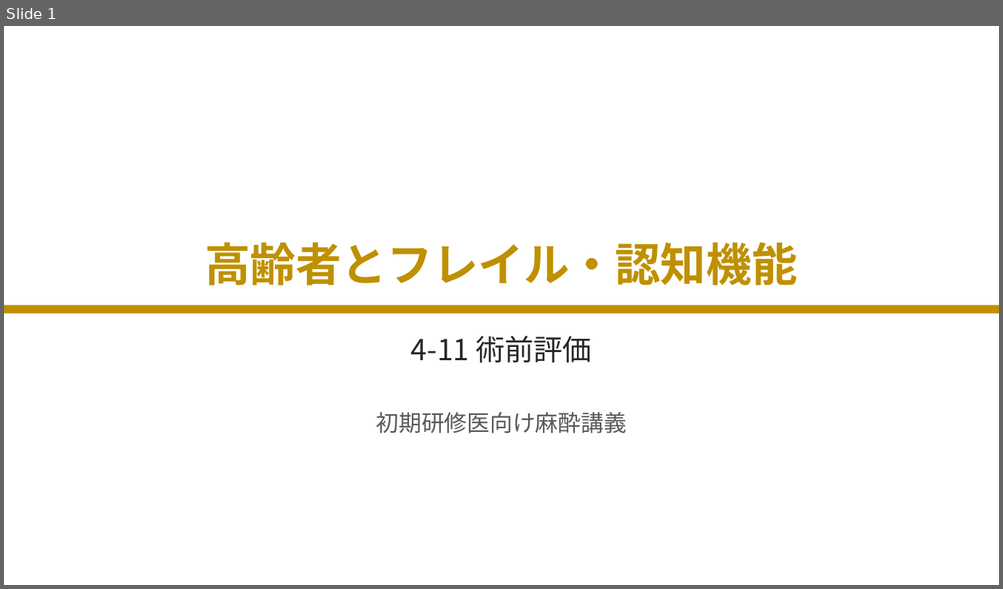
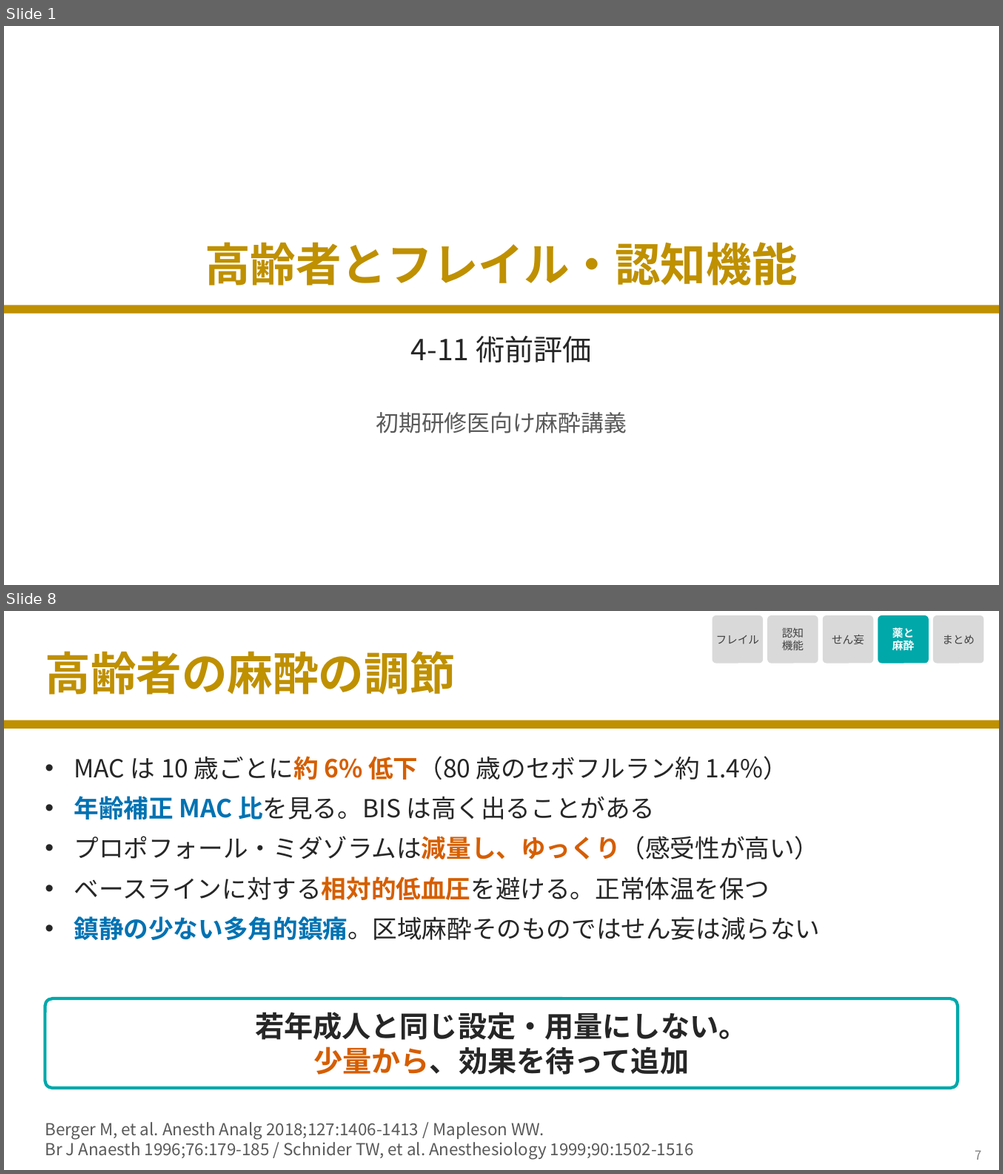
Before and after one commit to nobumitsu-3141/Anes-lecture, a slide deck: slides/4-11_elderly_frailty_cognition/4-11_elderly_frailty_cognition.pptx. Shown one above the other, each under a label of ours: slide 1 before the commit, slides 1 and 8 after it; the slides between them are not shown. The pictures are 1003x589 and 1003x1174 pixels, drawn with LibreOffice and Linux fonts; fonts in the diff are those of the drawing. Boxes give left, top, right and bottom in pixels: in the first picture for what was removed or moved away, otherwise in the second. Text is boxed around its words. In the diff, an @@ line names an element or a change of style, - is before the commit and + after.

```diff
--- a/slides/4-11_elderly_frailty_cognition/4-11_elderly_frailty_cognition.pptx
+++ b/slides/4-11_elderly_frailty_cognition/4-11_elderly_frailty_cognition.pptx
@@ slide 8 added at (4, 611, 999, 1170), background #FFFFFF @@
@@ rounded rectangle added at (712, 615, 762, 664), fill #D9D9D9, 10.5 pt, text #404040 @@
+フレイル
@@ rounded rectangle added at (767, 615, 818, 664), fill #D9D9D9, 10.5 pt, text #404040 @@
+認知
+機能
@@ rounded rectangle added at (822, 615, 874, 664), fill #D9D9D9, 10.5 pt, text #404040 @@
+せん妄
@@ rounded rectangle added at (878, 615, 928, 664), fill #00A8AA, 10.5 pt, text #FFFFFF, bold @@
+薬と
+麻酔
@@ rounded rectangle added at (933, 615, 984, 664), fill #D9D9D9, 10.5 pt, text #404040 @@
+まとめ
@@ title added at (45, 651, 455, 695), 44 pt, text #BF9000, bold @@
+高齢者の麻酔の調節
@@ line added from (4, 724) to (999, 724), #BF9000 8 pt @@
@@ text added at (74, 756, 820, 940), 24 pt, text #262626 @@
+• MAC は 10 歳ごとに約 6% 低下（80 歳のセボフルラン約 1.4%）
+• 年齢補正 MAC 比を見る。BIS は高く出ることがある
+• プロポフォール・ミダゾラムは減量し、ゆっくり（感受性が高い）
+• ベースラインに対する相対的低血圧を避ける。正常体温を保つ
+• 鎮静の少ない多角的鎮痛。区域麻酔そのものではせん妄は減らない
@@ rounded rectangle added at (45, 999, 958, 1088), fill #FFFFFF, outline #00A8AA 3 pt, 28 pt, text #262626, bold @@
+若年成人と同じ設定・用量にしない。
+少量から、効果を待って追加
@@ text added at (45, 1122, 694, 1159), 16 pt, text #595959 @@
+Berger M, et al. Anesth Analg 2018;127:1406-1413 / Mapleson WW.
+Br J Anaesth 1996;76:179-185 / Schnider TW, et al. Anesthesiology 1999;90:1502-1516
@@ text added at (974, 1151, 981, 1160), 12 pt, text #7F7F7F @@
+7
```
Also in this commit, not shown: 6 slides changed, 1 other slide added, 5 other files.
